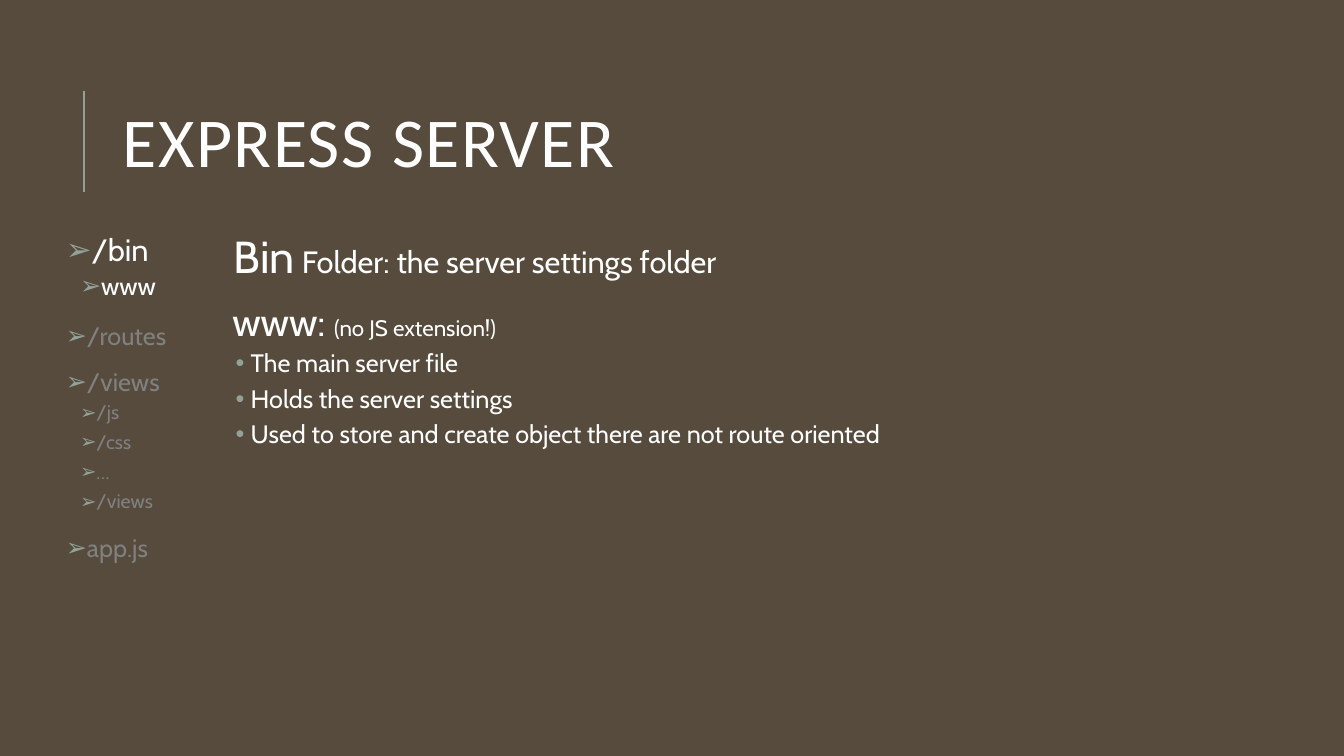
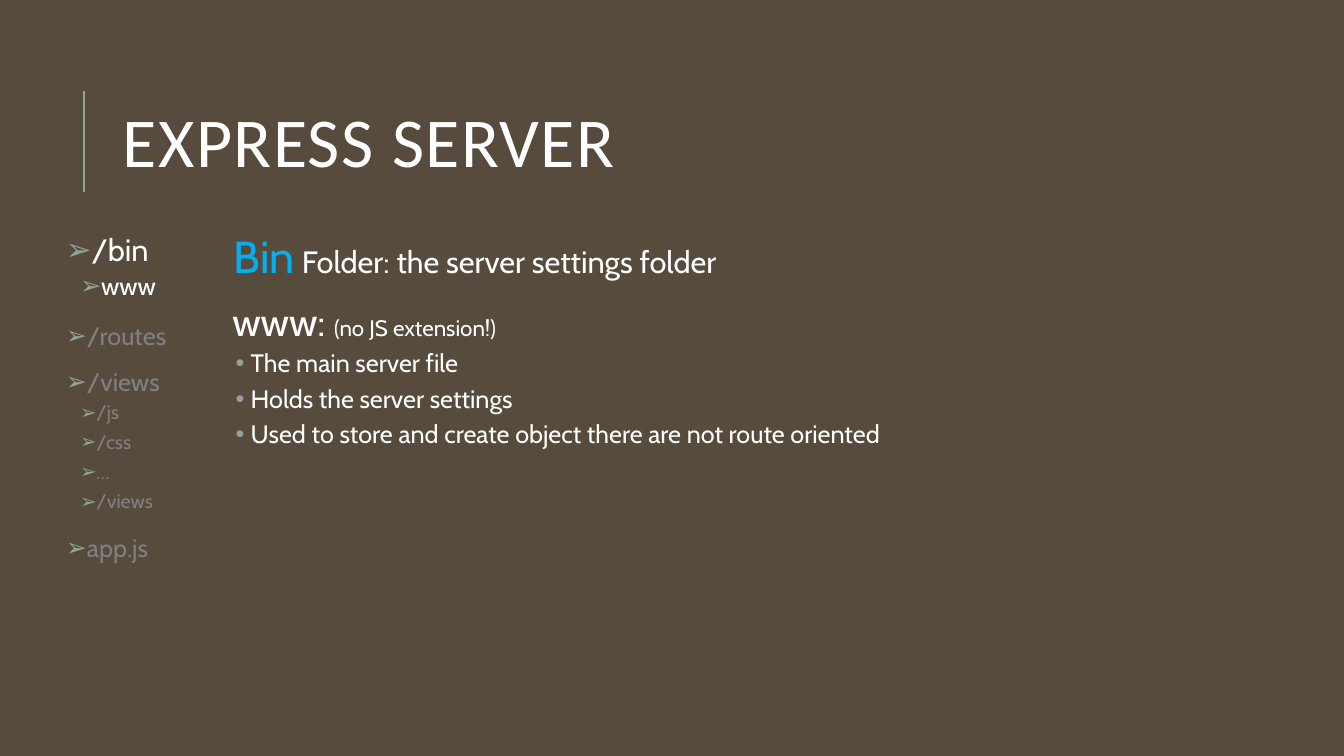
Before and after one commit to jce-il/se-class, a slide deck: slide 5 of tirgul/Node and azure.pptx. Drawn at 1344x756 pixels with LibreOffice and Linux fonts; fonts in the diff are those of the drawing. Boxes give left, top, right and bottom in pixels: in the first picture for what was removed or moved away, otherwise in the second. Text is boxed around its words. In the diff, an @@ line names an element or a change of style, - is before the commit and + after.

```diff
--- a/tirgul/Node and azure.pptx
+++ b/tirgul/Node and azure.pptx
@@ text at (234,241,717,280): text colour #FFFFFF to #00B0F0 in "Bin" @@
```
Also in this commit, not shown: 4 other slides changed, 2 slides added, 1 other file.
